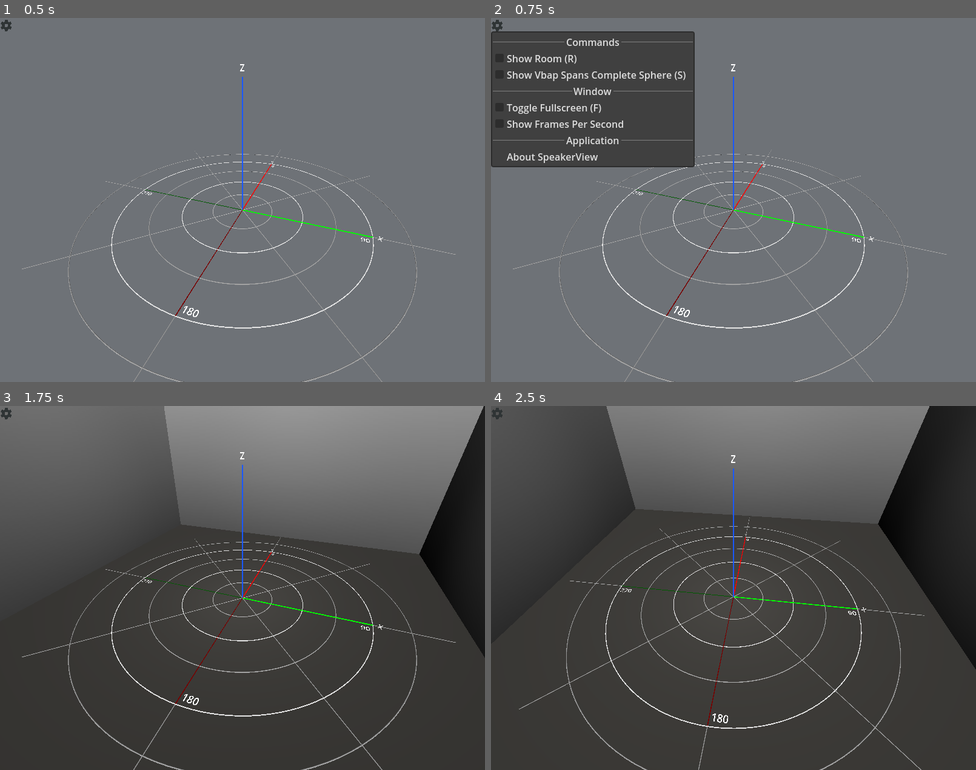
Above: before the commit, frames 1-4 (two rows, left to right).
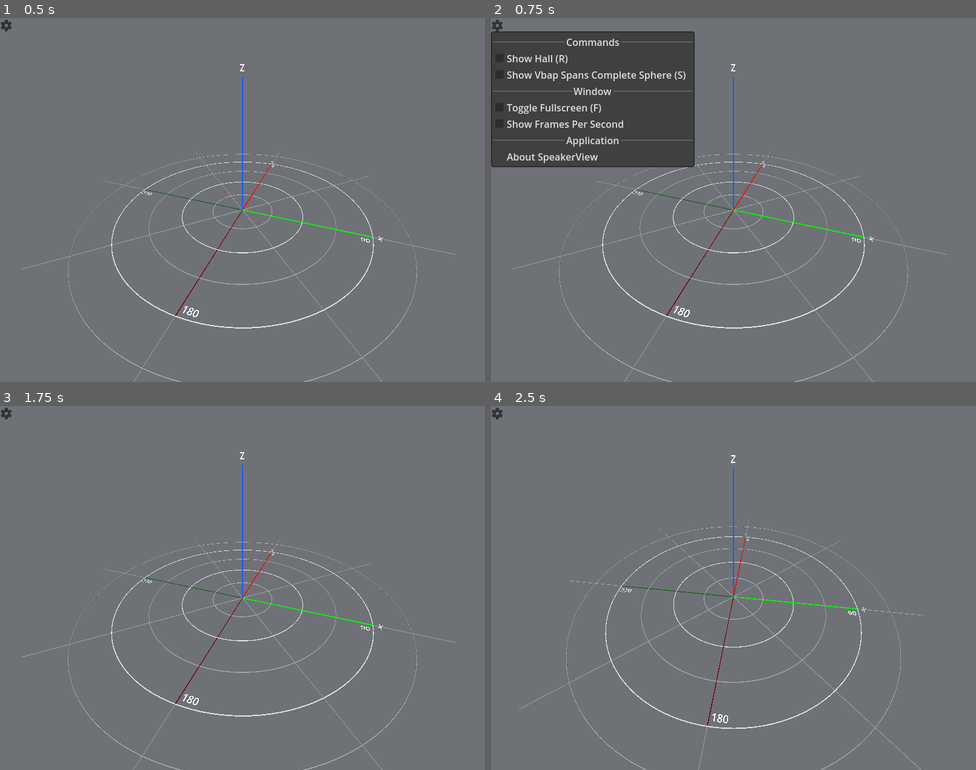
Above: after the commit, the same moments.

Repository: GRIS-UdeM/SpeakerView
Game: Godot game, scene res://scenes/speakerview.tscn
The game is run twice, just before and just after one commit, with the same random seed, the same clock (stepped at 60 frames per second) and the same inputs.
Inputs (mouse positions are in pixels of both pictures, inside the frame that each line leads up to):
- Up to frame 1 (0.5 s): no input
- Up to frame 2 (0.75 s): click (495, 25) at 0.5 s
- Up to frame 3 (1.75 s): tap Enter at 1.25 s; move the mouse to (349, 569) at 1.27 s; tap H at 1.35 s; click (349, 569) at 1.42 s; tap R at 1.55 s
- Up to frame 4 (2.5 s): tap Space at 2 s; drag from (636, 606) to (709, 660) at 2.02 s

Frame 1 is identical in both runs. In frame 2, 0.1% of the frame differs, in the area x 9-18%, y 10-13%; in frame 3, 80%; in frame 4, 85%, in the area x 0-100%, y 0-100%.

Commit message:
Refactoring 'room' to 'hall'

Diff:
--- a/scenes/speakerview.tscn
+++ b/scenes/speakerview.tscn
@@ -286,67 +286,67 @@
 offset_bottom = 83.0
 text = "DEBUG"
 
-[node name="room" type="Node3D" parent="."]
-
-[node name="light_back" type="OmniLight3D" parent="room"]
+[node name="hall" type="Node3D" parent="."]
+
+[node name="light_back" type="OmniLight3D" parent="hall"]
 transform = Transform3D(1, 0, 0, 0, 1, 0, 0, 0, 1, 2.08165e-12, 15, 10)
 light_energy = 0.5
 omni_range = 30.0
 
-[node name="light_front" type="OmniLight3D" parent="room"]
+[node name="light_front" type="OmniLight3D" parent="hall"]
 transform = Transform3D(1, 0, 0, 0, 1, 0, 0, 0, 1, 2.08165e-12, 15, -10)
 light_energy = 0.5
 omni_range = 30.0
 
-[node name="light_left" type="OmniLight3D" parent="room"]
+[node name="light_left" type="OmniLight3D" parent="hall"]
 transform = Transform3D(1, 0, 0, 0, 1, 0, 0, 0, 1, -10, 15, 2.08165e-12)
 light_energy = 0.5
 omni_range = 30.0
 
-[node name="light_right" type="OmniLight3D" parent="room"]
+[node name="light_right" type="OmniLight3D" parent="hall"]
 transform = Transform3D(1, 0, 0, 0, 1, 0, 0, 0, 1, 10, 15, 2.08165e-12)
 light_energy = 0.5
 omni_range = 30.0
 
-[node name="light_middle" type="OmniLight3D" parent="room"]
+[node name="light_middle" type="OmniLight3D" parent="hall"]
 transform = Transform3D(1, 0, 0, 0, 1, 0, 0, 0, 1, 0, 5.47414, 0)
 light_energy = 2.263
 omni_range = 21.512
 
-[node name="floor_deep" type="MeshInstance3D" parent="room"]
+[node name="floor_deep" type="MeshInstance3D" parent="hall"]
 transform = Transform3D(1, 0, 0, 0, 1, 0, 0, 0, 1, 0, -19.5, 0)
 visible = false
 material_override = SubResource("StandardMaterial3D_vny03")
 cast_shadow = 0
 mesh = SubResource("PlaneMesh_dxpxv")
 
-[node name="wall_left" type="MeshInstance3D" parent="room"]
+[node name="wall_left" type="MeshInstance3D" parent="hall"]
 transform = Transform3D(4.37114e-08, 1, 8.74228e-08, 1, -4.37114e-08, -3.48787e-16, 3.47258e-15, 8.74228e-08, -1, -16.665, 0, 0)
 visible = false
 cast_shadow = 0
 mesh = SubResource("PlaneMesh_g3gkn")
 skeleton = NodePath("../..")
 
-[node name="wall_front" type="MeshInstance3D" parent="room"]
+[node name="wall_front" type="MeshInstance3D" parent="hall"]
 transform = Transform3D(2.25947e-15, 4.37114e-08, 1, 1, -4.37114e-08, -3.48787e-16, 4.37114e-08, 1, -4.37114e-08, 0, 0, -16.665)
 visible = false
 cast_shadow = 0
 mesh = SubResource("PlaneMesh_g3gkn")
 
-[node name="wall_back" type="MeshInstance3D" parent="room"]
+[node name="wall_back" type="MeshInstance3D" parent="hall"]
 transform = Transform3D(1.5619e-15, 4.37114e-08, -1, 1, -4.37114e-08, -3.48787e-16, -4.37114e-08, -1, -4.37114e-08, 0, 0, 16.665)
 visible = false
 cast_shadow = 0
 mesh = SubResource("PlaneMesh_g3gkn")
 skeleton = NodePath("../wall_front")
 
-[node name="wall_right" type="MeshInstance3D" parent="room"]
+[node name="wall_right" type="MeshInstance3D" parent="hall"]
 transform = Transform3D(-4.37114e-08, -1, 3.48787e-16, 1, -4.37114e-08, -3.48787e-16, 3.48787e-16, 3.48787e-16, 1, 16.665, 0, 0)
 visible = false
 cast_shadow = 0
 mesh = SubResource("PlaneMesh_g3gkn")
 
-[node name="floor_stage" type="MeshInstance3D" parent="room"]
+[node name="floor_stage" type="MeshInstance3D" parent="hall"]
 transform = Transform3D(1, 0, 0, 0, 1, 0, 0, 0, 1, 2.08165e-12, -0.5, 2.08165e-12)
 visible = false
 material_override = SubResource("StandardMaterial3D_vny03")
--- a/scripts/SpeakerView.gd
+++ b/scripts/SpeakerView.gd
@@ -83,7 +83,7 @@
 var speakers_node
 var camera_node
 var UI_menu_node
-var room_node
+var hall_node
 
 var about_window = preload("res://scenes/about_window.tscn")
 var about_window_inst
@@ -96,7 +96,7 @@
 	speakers_node = get_node("Speakers")
 	camera_node = get_node("Center/Camera")
 	UI_menu_node = get_node("UI/MenuBar/Params")
-	room_node = get_node("room")
+	hall_node = get_node("hall")
 
 	sphere_grid = $shpere_grid
 	cube_grid = $cube_grid
@@ -298,7 +298,7 @@
 		SV_should_grab_focus_last = SV_keep_on_top_last
 
 	if show_hall != show_hall_last:
-		toggle_show_room()
+		toggle_show_hall()
 		show_hall_last = show_hall
 
 	if should_move_SG_to_foreground:
@@ -361,13 +361,13 @@
 		svme_path = svme_path.simplify_path()
 		macos_get_mouse_events_process = OS.create_process(svme_path, [], false)
 
-func toggle_show_room():
-	var floor_deep_node = room_node.get_node("floor_deep")
-	var wall_left_node = room_node.get_node("wall_left")
-	var wall_front_node = room_node.get_node("wall_front")
-	var wall_back_node = room_node.get_node("wall_back")
-	var wall_right_node = room_node.get_node("wall_right")
-	var floor_stage_node = room_node.get_node("floor_stage")
+func toggle_show_hall():
+	var floor_deep_node = hall_node.get_node("floor_deep")
+	var wall_left_node = hall_node.get_node("wall_left")
+	var wall_front_node = hall_node.get_node("wall_front")
+	var wall_back_node = hall_node.get_node("wall_back")
+	var wall_right_node = hall_node.get_node("wall_right")
+	var floor_stage_node = hall_node.get_node("floor_stage")
 	floor_deep_node.visible = !floor_deep_node.visible
 	wall_left_node.visible = !wall_left_node.visible
 	wall_front_node.visible = !wall_front_node.visible
--- a/scripts/UI.gd
+++ b/scripts/UI.gd
@@ -1,7 +1,7 @@
 extends Control
 
 enum MenuItemId {SEPARATOR_CMDS=0,
-				SHOW_ROOM,
+				SHOW_HALL,
 				SHOW_VBAP_SPANS_COMPLETE_SPHERE,
 				SEPARATOR_WINDOW,
 				TOGGLE_FULLSCREEN,
@@ -14,21 +14,21 @@
 var speakerview_node
 var network_node
 var framerate_node
-var room_node
+var hall_node
 var params_node
 
-var show_room: bool = false
+var show_hall: bool = false
 var show_framerate: bool = false
 
 func _ready():
 	speakerview_node = get_node("/root/SpeakerView")
 	network_node = get_parent().get_node("Network")
 	framerate_node = get_parent().get_node("FrameRate")
-	room_node = get_node("/root/SpeakerView/room")
+	hall_node = get_node("/root/SpeakerView/hall")
 	params_node = get_node("MenuBar/Params")
 
 	commands.append("Commands")
-	commands.append("Show Room")
+	commands.append("Show Hall")
 	commands.append("Show Vbap Spans Complete Sphere")
 	commands.append("Window")
 	commands.append("Toggle Fullscreen")
@@ -38,7 +38,7 @@
 
 	params_node.get_popup().add_separator(commands[MenuItemId.SEPARATOR_CMDS], MenuItemId.SEPARATOR_CMDS)
 
-	params_node.get_popup().add_check_item(commands[MenuItemId.SHOW_ROOM] + " (R)", MenuItemId.SHOW_ROOM)
+	params_node.get_popup().add_check_item(commands[MenuItemId.SHOW_HALL] + " (R)", MenuItemId.SHOW_HALL)
 	params_node.get_popup().add_check_item(commands[MenuItemId.SHOW_VBAP_SPANS_COMPLETE_SPHERE] + " (S)", MenuItemId.SHOW_VBAP_SPANS_COMPLETE_SPHERE)
 
 	params_node.get_popup().add_separator(commands[MenuItemId.SEPARATOR_WINDOW], MenuItemId.SEPARATOR_WINDOW)
@@ -56,15 +56,15 @@
 	set_menu_scale()
 	var popup = params_node.get_popup()
 
-	popup.set_item_checked(MenuItemId.SHOW_ROOM, show_room)
+	popup.set_item_checked(MenuItemId.SHOW_HALL, show_hall)
 	popup.set_item_checked(MenuItemId.SHOW_VBAP_SPANS_COMPLETE_SPHERE, speakerview_node.use_vbap_complete_sphere)
 	popup.set_item_checked(MenuItemId.TOGGLE_FULLSCREEN, get_viewport().get_mode() == Window.MODE_FULLSCREEN)
 	popup.set_item_checked(MenuItemId.SHOW_FRAMES_PER_SECOND, show_framerate)
 
 func _on_popup_menu_id_pressed(id: int):
 	match id:
-		MenuItemId.SHOW_ROOM:
-			handle_show_room()
+		MenuItemId.SHOW_HALL:
+			handle_show_hall()
 		MenuItemId.SHOW_VBAP_SPANS_COMPLETE_SPHERE:
 			handle_show_vbap_spans_complete_sphere()
 		MenuItemId.TOGGLE_FULLSCREEN:
@@ -78,18 +78,18 @@
 	if event is InputEventKey:
 		if event.pressed and event.get_modifiers_mask() == 0 and event.echo == false and event.keycode == KEY_F:
 			handle_fullscreen()
-		elif event.pressed and event.get_modifiers_mask() == 0 and event.echo == false and event.keycode == KEY_R:
-			handle_show_room()
+		elif event.pressed and event.get_modifiers_mask() == 0 and event.echo == false and event.keycode == KEY_H:
+			handle_show_hall()
 		elif event.pressed and event.get_modifiers_mask() == 0 and event.echo == false and event.keycode == KEY_S:
 			handle_show_vbap_spans_complete_sphere()
 
-func handle_show_room():
-	var floor_deep_node = room_node.get_node("floor_deep")
-	var wall_left_node = room_node.get_node("wall_left")
-	var wall_front_node = room_node.get_node("wall_front")
-	var wall_back_node = room_node.get_node("wall_back")
-	var wall_right_node = room_node.get_node("wall_right")
-	var floor_stage_node = room_node.get_node("floor_stage")
+func handle_show_hall():
+	var floor_deep_node = hall_node.get_node("floor_deep")
+	var wall_left_node = hall_node.get_node("wall_left")
+	var wall_front_node = hall_node.get_node("wall_front")
+	var wall_back_node = hall_node.get_node("wall_back")
+	var wall_right_node = hall_node.get_node("wall_right")
+	var floor_stage_node = hall_node.get_node("floor_stage")
 	floor_deep_node.visible = !floor_deep_node.visible
 	wall_left_node.visible = !wall_left_node.visible
 	wall_front_node.visible = !wall_front_node.visible
@@ -97,7 +97,7 @@
 	wall_right_node.visible = !wall_right_node.visible
 	floor_stage_node.visible = !floor_stage_node.visible
 
-	show_room = !show_room
+	show_hall = !show_hall
 
 func handle_show_vbap_spans_complete_sphere():
 	speakerview_node.use_vbap_complete_sphere = !speakerview_node.use_vbap_complete_sphere
